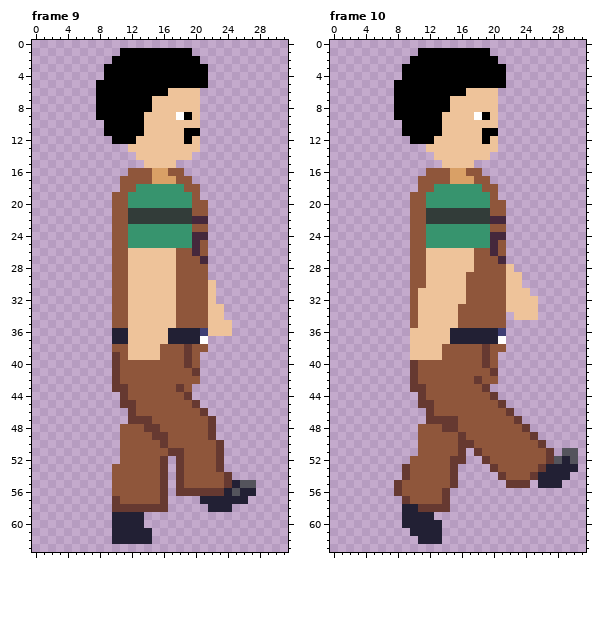
Pixel-art file: sprite_project/lakon.ase. The picture above was drawn from the file before the commit.
32x64 pixels, 11 frames. Shown: frame 9, frame 10. The commit also changed other frames, which this record leaves out.
After:
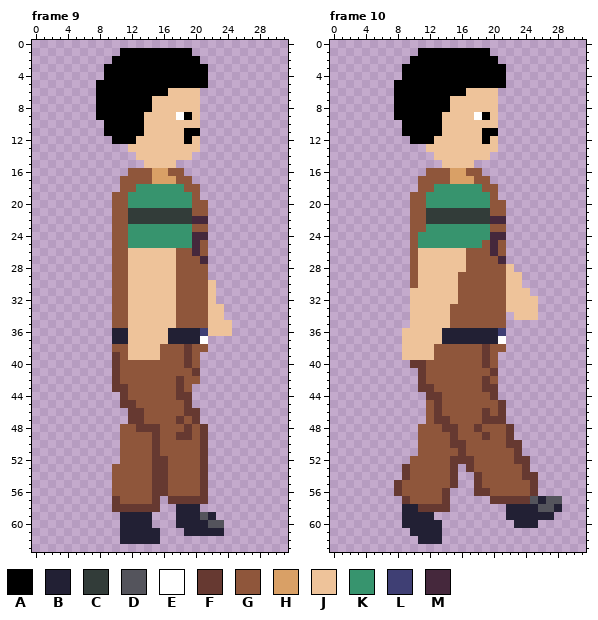
Palette (. is transparent): A #000000  B #222034  C #323c39  D #54545c  E #ffffff  F #663931  G #8f563b  H #d9a066  J #eec39a  K #37946e  L #3f3f74  M #45283c
Change:
Changed rows in their new state; - is an unchanged pixel.
Frame 9:
first column x 10:
42 --------F---------
44 --------F---------
45 ---------F.-------
46 ---F-----FF.------
47 ----G---F-F..-----
48 ---F-----F-F.-----
49 ------G-FF-F.-----
50 -----FG----F..----
51 -----F-GG--F..----
52 -----F-GG--F..----
53 -----F-GG--F..----
54 -----F-GG--F...---
55 -----F-GG--F......
56 -----F-GGGG-......
57 -----F.FFFFF.....-
58 ------.-BBB-...---
59 .---B---BBBDB-----
60 .---B---BBBBDD----
61 .----B---BBBBB----
62 .----B------------
Frame 10:
first column x 9:
24 --K-------------------
25 --K-------G-----------
26 --J-----G-------------
27 --J-----G-------------
28 --J-----G-------------
29 --J----G--------------
30 --J----G--------------
31 -J-----G--------------
32 -J-----G--------------
33 -J----G---------------
34 -J----G---------------
35 -J----G---------------
36 J----B----------------
37 J----B----------------
38 J---G-----------------
39 J---G-----------------
40 --F-------------------
41 -.F-------------------
42 -.F------GF-----------
43 -.-F-------F----------
44 --.FF-----------------
45 --.GF-----------------
46 ---GF-----F-F.--------
47 ---G--G---FFF..-------
48 ---------F---F..------
49 ------FG--F--F...-----
50 ------F-G----FF...----
51 --------GG----F....-..
52 --------FGG---FF......
53 --------FGGG---F......
54 ---------FGGG--F-....-
55 ---------FGGGGGGF...--
56 ---------FFGGGGGF-----
57 -----------FFFFFDBDD--
58 -------------BBBBDDB--
59 -------------BBBBBB---
60 --------------BBB-----
